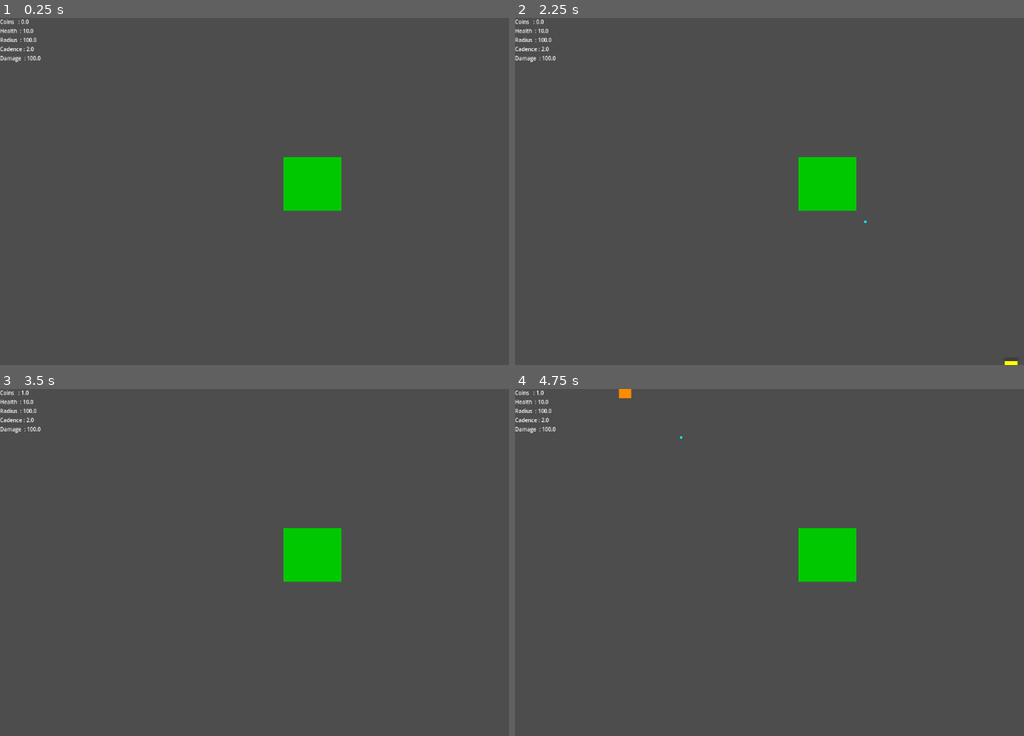
Above: before the commit, frames 1-4 (two rows, left to right).
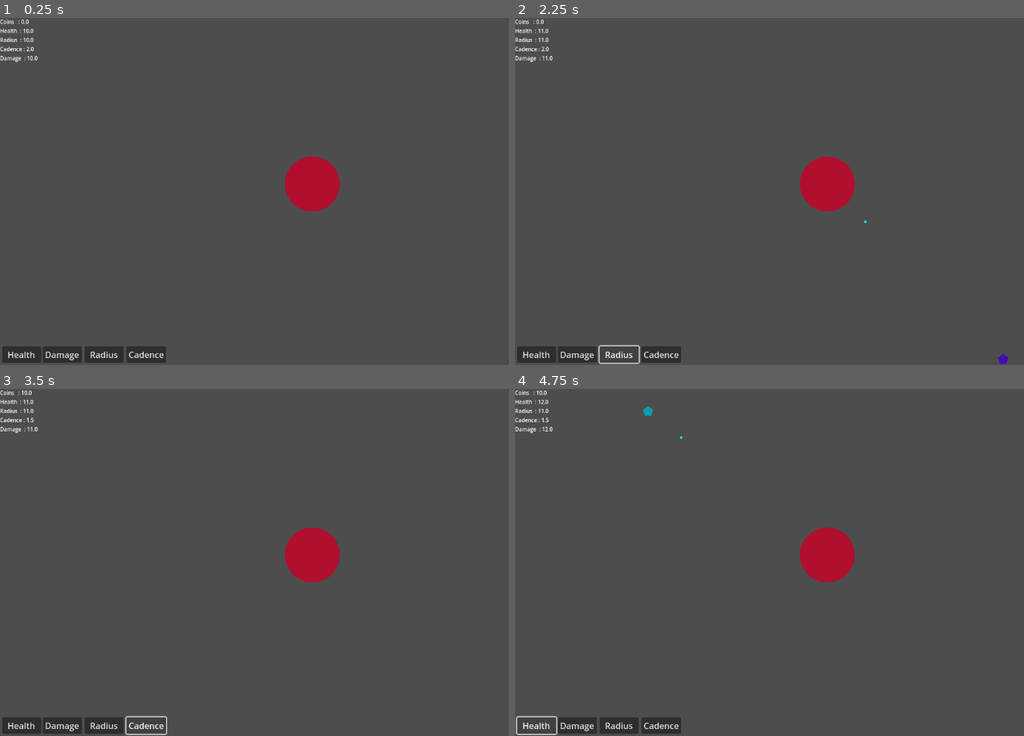
Above: after the commit, the same moments.

Repository: jakubaszcz/Prototype-Evil-Tower
Game: Godot game, scene res://Components/Scenes/Game.tscn
Two runs of this game, one before a commit and one after it. Both use one fixed random seed, a clock stepped at 60 frames per second and the inputs below.
Inputs (mouse positions are in pixels of both pictures, inside the frame that each line leads up to):
- Up to frame 1 (0.25 s): no input
- Up to frame 2 (2.25 s): click (576, 354) at 0.5 s, where only the run after the commit has a clickable "Damage"; click (535, 354) at 1.25 s, where only the run after the commit has a clickable "Health"; click (616, 354) at 2 s, where only the run after the commit has a clickable "Radius"
- Up to frame 3 (3.5 s): click (147, 725) at 2.75 s, where only the run after the commit has a clickable "Cadence"
- Up to frame 4 (4.75 s): click (576, 725) at 3.5 s, where only the run after the commit has a clickable "Damage"; click (535, 725) at 4.25 s, where only the run after the commit has a clickable "Health"

The runs differ from the first frame. In frame 1, 3.1% of the frame differs, in the area x 0-68%, y 5-100%; in frame 2, 3.0%; in frame 3, 3.0%; in frame 4, 3.1%.

Commit message:
[PET] Changing, and adding textures

Diff:
--- a/Components/Entities/Enemy_Type_1.tscn
+++ b/Components/Entities/Enemy_Type_1.tscn
@@ -1,39 +1,35 @@
 [gd_scene load_steps=5 format=3 uid="uid://7qrwl6nlntii"]
 
 [ext_resource type="Script" uid="uid://8p33dw64exbw" path="res://Scripts/Entities/EnemiesClass.gd" id="2_75cuc"]
-
-[sub_resource type="RectangleShape2D" id="RectangleShape2D_yuiej"]
-
-[sub_resource type="CanvasTexture" id="CanvasTexture_ayoq3"]
+[ext_resource type="Texture2D" uid="uid://sxtxuxtlmnev" path="res://Assets/Enemies/Enemy_Type-1.png" id="2_ayoq3"]
 
 [sub_resource type="RectangleShape2D" id="RectangleShape2D_ayoq3"]
+size = Vector2(35, 37)
 
-[node name="ennemies_class" type="CharacterBody2D" node_paths=PackedStringArray("progress_bar", "hitbox") groups=["enemy"]]
+[sub_resource type="CircleShape2D" id="CircleShape2D_ayoq3"]
+radius = 1.7652817
+
+[node name="ennemies_class" type="CharacterBody2D" node_paths=PackedStringArray("progress_bar", "cooldown", "hitbox") groups=["enemy"]]
 script = ExtResource("2_75cuc")
 health = 10
-speed = 10.0
-progress_bar = NodePath("ProgressBar")
+speed = 100.0
+recompense = 10
+progress_bar = NodePath("")
+cooldown = NodePath("AttackCooldown")
 hitbox = NodePath("Area2D")
 metadata/_custom_type_script = "uid://8p33dw64exbw"
-
-[node name="CollisionShape2D" type="CollisionShape2D" parent="."]
-shape = SubResource("RectangleShape2D_yuiej")
-
-[node name="ProgressBar" type="ProgressBar" parent="."]
-offset_left = -14.0
-offset_top = -17.0
-offset_right = -10.0
-offset_bottom = 10.0
-scale = Vector2(6.942944, 0.19635125)
-show_percentage = false
-
-[node name="Sprite2D" type="Sprite2D" parent="."]
-modulate = Color(1, 1, 0, 1)
-position = Vector2(9.536743e-07, 0)
-scale = Vector2(23.5, 20.5)
-texture = SubResource("CanvasTexture_ayoq3")
 
 [node name="Area2D" type="Area2D" parent="."]
 
 [node name="CollisionShape2D" type="CollisionShape2D" parent="Area2D"]
 shape = SubResource("RectangleShape2D_ayoq3")
+
+[node name="AttackCooldown" type="Timer" parent="."]
+
+[node name="Sprite" type="Sprite2D" parent="."]
+scale = Vector2(0.02, 0.02)
+texture = ExtResource("2_ayoq3")
+
+[node name="CollisionShape2D" type="CollisionShape2D" parent="."]
+scale = Vector2(6.2566514, 6.2991443)
+shape = SubResource("CircleShape2D_ayoq3")
--- a/Components/Entities/Enemy_Type_2.tscn
+++ b/Components/Entities/Enemy_Type_2.tscn
@@ -1,39 +1,35 @@
 [gd_scene load_steps=5 format=3 uid="uid://btpldchpopeg0"]
 
 [ext_resource type="Script" uid="uid://8p33dw64exbw" path="res://Scripts/Entities/EnemiesClass.gd" id="1_r3toq"]
-
-[sub_resource type="RectangleShape2D" id="RectangleShape2D_yuiej"]
-
-[sub_resource type="CanvasTexture" id="CanvasTexture_ayoq3"]
+[ext_resource type="Texture2D" uid="uid://80538nc5vy5w" path="res://Assets/Enemies/Enemy_Type-2.png" id="2_s8pcr"]
 
 [sub_resource type="RectangleShape2D" id="RectangleShape2D_ayoq3"]
+size = Vector2(35, 37)
 
-[node name="ennemies_class" type="CharacterBody2D" node_paths=PackedStringArray("progress_bar", "hitbox") groups=["enemy"]]
+[sub_resource type="CircleShape2D" id="CircleShape2D_ayoq3"]
+radius = 1.7652817
+
+[node name="Enemy_Type_2" type="CharacterBody2D" node_paths=PackedStringArray("progress_bar", "cooldown", "hitbox") groups=["enemy"]]
 script = ExtResource("1_r3toq")
 health = 10
-speed = 25.0
-progress_bar = NodePath("ProgressBar")
+speed = 100.0
+recompense = 10
+progress_bar = NodePath("")
+cooldown = NodePath("AttackCooldown")
 hitbox = NodePath("Area2D")
 metadata/_custom_type_script = "uid://8p33dw64exbw"
-
-[node name="CollisionShape2D" type="CollisionShape2D" parent="."]
-shape = SubResource("RectangleShape2D_yuiej")
-
-[node name="ProgressBar" type="ProgressBar" parent="."]
-offset_left = -14.0
-offset_top = -17.0
-offset_right = -10.0
-offset_bottom = 10.0
-scale = Vector2(6.942944, 0.19635125)
-show_percentage = false
-
-[node name="Sprite2D" type="Sprite2D" parent="."]
-modulate = Color(1, 0.54588866, 0, 1)
-position = Vector2(9.536743e-07, 0)
-scale = Vector2(23.5, 20.5)
-texture = SubResource("CanvasTexture_ayoq3")
 
 [node name="Area2D" type="Area2D" parent="."]
 
 [node name="CollisionShape2D" type="CollisionShape2D" parent="Area2D"]
 shape = SubResource("RectangleShape2D_ayoq3")
+
+[node name="AttackCooldown" type="Timer" parent="."]
+
+[node name="Sprite" type="Sprite2D" parent="."]
+scale = Vector2(0.019531151, 0.019836284)
+texture = ExtResource("2_s8pcr")
+
+[node name="CollisionShape2D" type="CollisionShape2D" parent="."]
+scale = Vector2(6.2566514, 6.2991443)
+shape = SubResource("CircleShape2D_ayoq3")
--- a/Components/Entities/Player.tscn
+++ b/Components/Entities/Player.tscn
@@ -2,28 +2,18 @@
 
 [ext_resource type="Script" uid="uid://d0s43gd28ot0j" path="res://Scripts/Entities/Player.gd" id="1_gieyj"]
 [ext_resource type="PackedScene" uid="uid://dn6ekpgvqnjx2" path="res://Components/Utils/Projectiles.tscn" id="2_4tf3u"]
-
-[sub_resource type="CanvasTexture" id="CanvasTexture_xxblq"]
-
-[sub_resource type="RectangleShape2D" id="RectangleShape2D_oo1nr"]
-size = Vector2(196, 183)
+[ext_resource type="Texture2D" uid="uid://b4r1qtgxqrucc" path="res://Assets/Tower/Main_Tower.png" id="3_465md"]
 
 [sub_resource type="CircleShape2D" id="CircleShape2D_oo1nr"]
 radius = 178.0702
+
+[sub_resource type="CircleShape2D" id="CircleShape2D_465md"]
+radius = 54.451813
 
 [node name="Player" type="CharacterBody2D" node_paths=PackedStringArray("cooldown", "trigger_collider")]
 script = ExtResource("1_gieyj")
 cooldown = NodePath("ShootCooldown")
 trigger_collider = NodePath("RadiusArea/CollisonArea")
-
-[node name="Sprite" type="Sprite2D" parent="."]
-self_modulate = Color(0, 0.785777, 0, 1)
-scale = Vector2(108.108, 100)
-texture = SubResource("CanvasTexture_xxblq")
-
-[node name="CollisionArea" type="CollisionShape2D" parent="." groups=["player"]]
-light_mask = 2
-shape = SubResource("RectangleShape2D_oo1nr")
 
 [node name="Radius" type="Node" parent="."]
 
@@ -37,5 +27,13 @@
 [node name="ShootCooldown" type="Timer" parent="."]
 autostart = true
 
+[node name="Sprite2D" type="Sprite2D" parent="."]
+z_index = 1
+scale = Vector2(0.1, 0.1)
+texture = ExtResource("3_465md")
+
+[node name="CollisionShape2D" type="CollisionShape2D" parent="."]
+shape = SubResource("CircleShape2D_465md")
+
 [connection signal="body_entered" from="RadiusArea" to="." method="_on_radius_area_body_entered"]
 [connection signal="timeout" from="ShootCooldown" to="." method="_on_shoot_cooldown_timeout"]
--- a/Components/Interfaces/Game/PlayerStatistics.gd
+++ b/Components/Interfaces/Game/PlayerStatistics.gd
@@ -1,7 +1,6 @@
 extends Node
 
 @onready var infos_label = $Infos
-
 
 func _physics_process(_delta: float) -> void:
 	infos_label.text =  "Coins   : " + str(Game.game_coin)   + "\n" \
@@ -9,3 +8,16 @@
 					  + "Radius  : " + str(Game.game_radius) + "\n" \
 					  + "Cadence : " + str(Game.game_cadence) + "\n" \
 					  + "Damage  : " + str(Game.game_damage)
+
+
+func _on_damagae_pressed() -> void:
+	Game.game_damage += 1
+
+func _on_health_pressed() -> void:
+	Game.game_health += 1
+
+func _on_radius_pressed() -> void:
+	Game.game_radius += 1
+
+func _on_cadence_pressed() -> void:
+	Game.game_cadence -= 0.5
--- a/Components/Interfaces/Game/player_statistics.tscn
+++ b/Components/Interfaces/Game/player_statistics.tscn
@@ -9,3 +9,37 @@
 offset_right = 90.0
 offset_bottom = 23.0
 theme_override_font_sizes/font_size = 10
+
+[node name="Damagae" type="Button" parent="."]
+offset_left = 80.0
+offset_top = 613.0
+offset_right = 153.0
+offset_bottom = 644.0
+text = "Damage"
+
+[node name="Health" type="Button" parent="."]
+offset_left = 4.0
+offset_top = 613.0
+offset_right = 77.0
+offset_bottom = 644.0
+text = "Health"
+
+[node name="Radius" type="Button" parent="."]
+offset_left = 158.0
+offset_top = 613.0
+offset_right = 231.0
+offset_bottom = 644.0
+text = "Radius"
+
+[node name="Cadence" type="Button" parent="."]
+offset_left = 236.0
+offset_top = 613.0
+offset_right = 310.0
+offset_bottom = 644.0
+text = "Cadence"
+
+[connection signal="pressed" from="Damagae" to="." method="_on_damagae_pressed"]
+[connection signal="pressed" from="Health" to="." method="_on_button_pressed"]
+[connection signal="pressed" from="Health" to="." method="_on_health_pressed"]
+[connection signal="pressed" from="Radius" to="." method="_on_radius_pressed"]
+[connection signal="pressed" from="Cadence" to="." method="_on_cadence_pressed"]
--- a/Scripts/Game.gd
+++ b/Scripts/Game.gd
@@ -3,6 +3,6 @@
 # Start Coin
 var game_coin : float = 0 + Global.start_coin
 var game_health : float = 10 + Global.abilities_health
-var game_radius : float = 100.0 + Global.abilities_radius
+var game_radius : float = 10.0 + Global.abilities_radius
 var game_cadence : float = 2.0 + Global.abilities_cadence
-var game_damage : float = 100.0 + Global.abilities_attack
+var game_damage : float = 10.0 + Global.abilities_attack
Binary file added: Assets/Enemies/Enemy_Type-1.png
Not shown, added: Assets/Enemies/Enemy_Type-1.png.import
Binary file added: Assets/Enemies/Enemy_Type-2.png
Not shown, added: Assets/Enemies/Enemy_Type-2.png.import
Binary file added: Assets/Tower/Main_Tower.png
Not shown, added: Assets/Tower/Main_Tower.png.import
